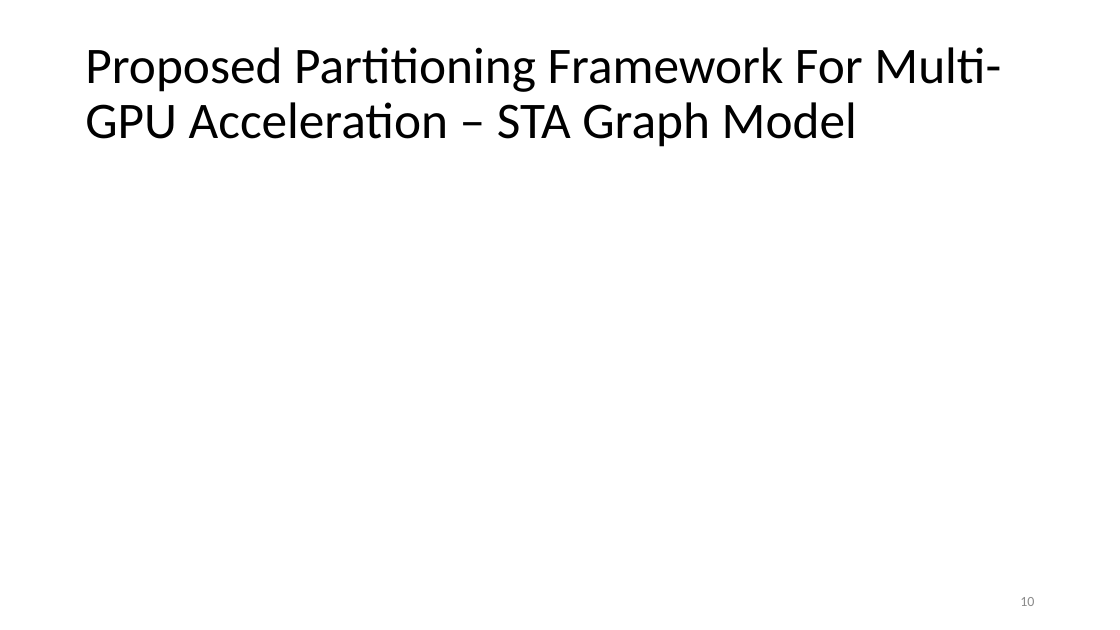
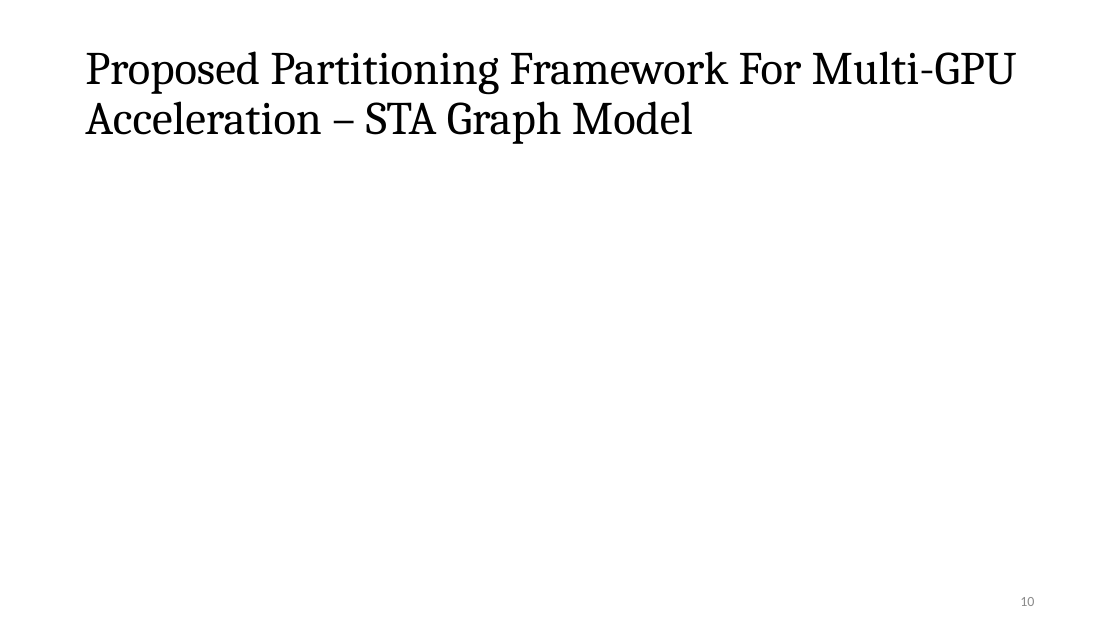
Before and after one commit to Pacific-Feng-Studuies/Studied-Papers, a slide deck: slide 11 of GM/Partition/Fast STA Graph Partitioning Framework for Multi-GPU Acceleration/Fast STA Graph Partitioning Framework for Multi-GPU Acceleration.pptx. Drawn at 1120x630 pixels with LibreOffice and Linux fonts; fonts in the diff are those of the drawing; grey boxes stand for pictures. Boxes give left, top, right and bottom in pixels: in the first picture for what was removed or moved away, otherwise in the second. Text is boxed around its words. In the diff, an @@ line names an element or a change of style, - is before the commit and + after.

```diff
--- a/GM/Partition/Fast STA Graph Partitioning Framework for Multi-GPU Acceleration/Fast STA Graph Partitioning Framework for Multi-GPU Acceleration.pptx
+++ b/GM/Partition/Fast STA Graph Partitioning Framework for Multi-GPU Acceleration/Fast STA Graph Partitioning Framework for Multi-GPU Acceleration.pptx
@@ title "Proposed Partitioning Framework For Multi-GPU ..." at bbox=[85, 51, 1017, 144]: size 44 to 40 pt, font Calibri to Cambria @@
```
Also in this commit, not shown: 12 other slides changed, 8 slides added.
